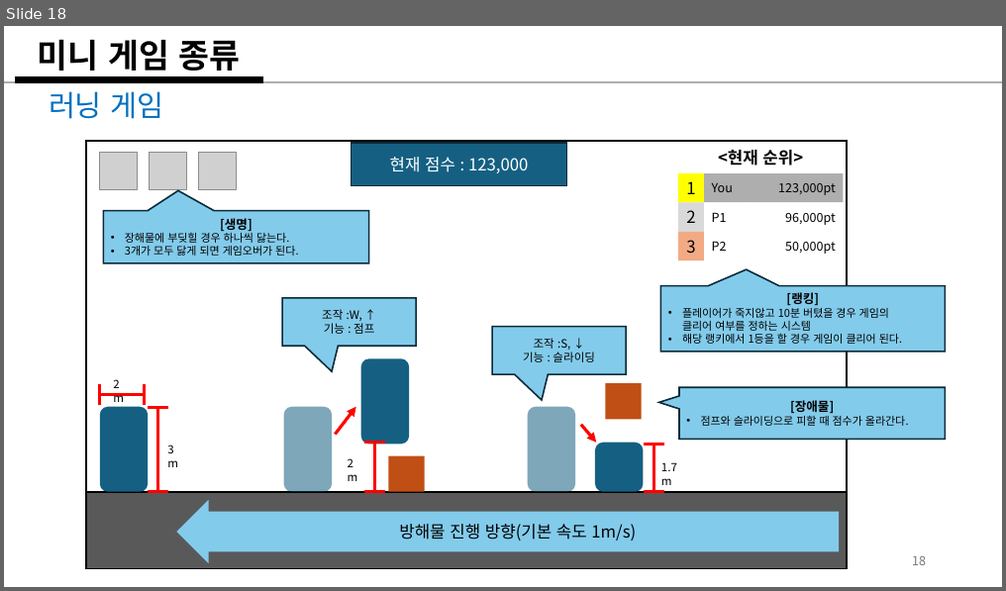
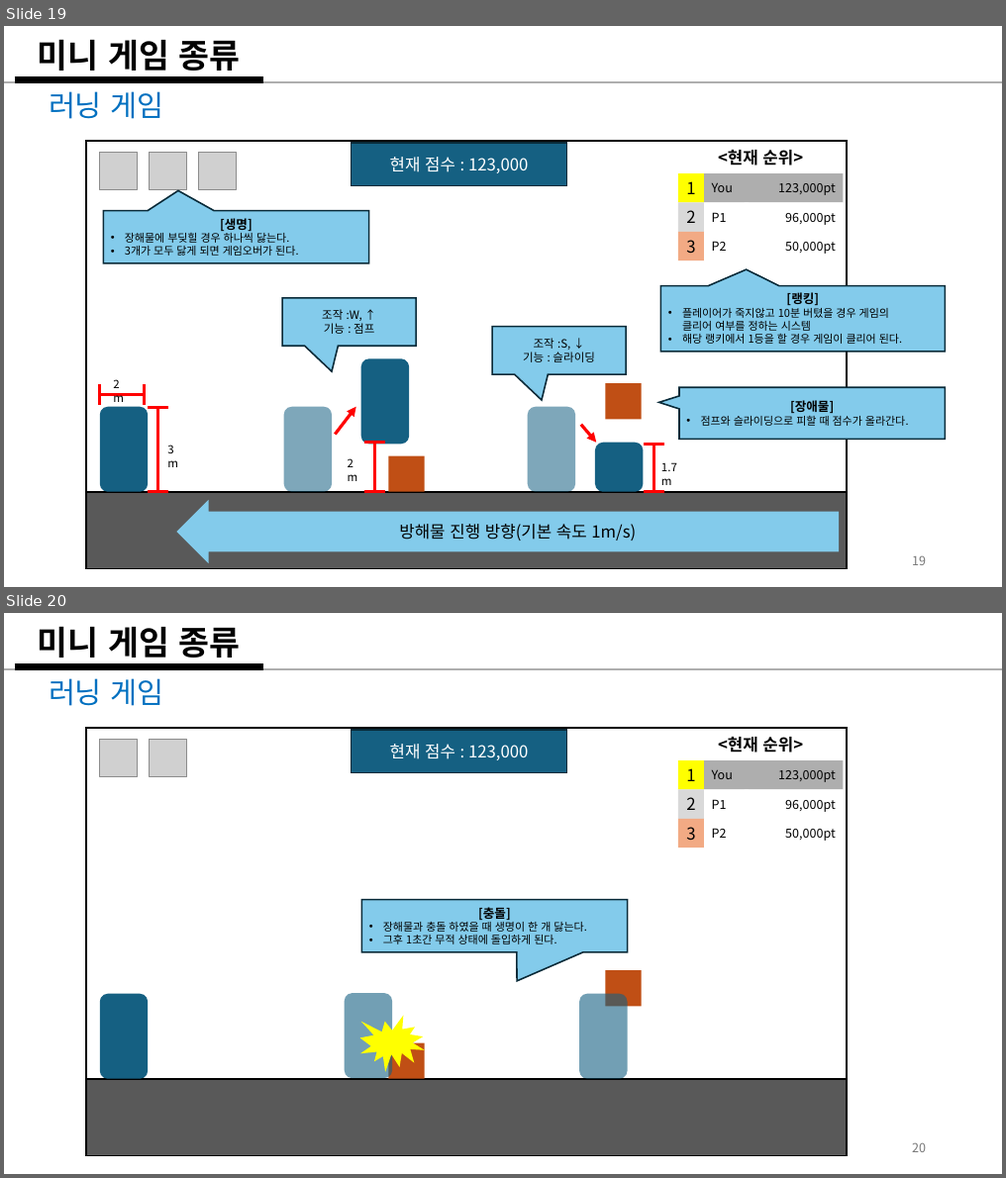
Before and after one commit to weariness00/Mandle_10Minute_Game, a slide deck: document/Please Leave me alone!.pptx. Shown one above the other, each under a label of ours: slide 18 before the commit, slides 19 and 20 after it. The pictures are 1006x591 and 1006x1178 pixels, drawn with LibreOffice and Linux fonts; fonts in the diff are those of the drawing; grey boxes stand for pictures. Boxes give left, top, right and bottom in pixels: in the first picture for what was removed or moved away, otherwise in the second. Text is boxed around its words. In the diff, an @@ line names an element or a change of style, - is before the commit and + after.

```diff
--- a/document/Please Leave me alone!.pptx
+++ b/document/Please Leave me alone!.pptx
@@ slide 20 added at <box>4,613,1002,1174</box>, background #FFFFFF @@
@@ title added at <box>38,626,240,664</box>, 32 pt, text #000000, bold @@
+미니 게임 종류
@@ line added from (4, 669) to (1002, 669), #AEAEAE 1.5 pt @@
@@ line added from (15, 666) to (263, 666), #000000 6 pt @@
@@ text added at <box>49,678,163,706</box>, 28 pt, text #0070C0 @@
+러닝 게임
@@ rectangle added at <box>86,728,846,1157</box>, fill #FFFFFF, outline #000000 1.5 pt @@
@@ rectangle added at <box>351,730,567,773</box>, fill #156082, outline #092A39 1.5 pt, 16 pt, text #FFFFFF @@
+현재 점수 : 123,000
@@ picture added at <box>100,740,138,777</box> @@
@@ picture added at <box>150,740,187,777</box> @@
@@ group added at <box>678,737,844,848</box>: 7 rectangles, 3 texts @@
+<현재 순위>
+1
+You
+123,000pt
+2
+P1
+96,000pt
+3
+P2
+50,000pt
@@ speech box added at <box>361,900,628,953</box>, fill #83CBEB, outline #092A39 1.5 pt, 10.5 pt, text #000000 @@
+[충돌]
+• 장해물과 충돌 하였을 때 생명이 한 개 닳는다.
+• 그후 1초간 무적 상태에 돌입하게 된다.
@@ rounded rectangle added at <box>100,994,148,1079</box>, fill #156082 @@
@@ rounded rectangle added at <box>345,993,392,1078</box>, fill #156082 at 60% opacity @@
@@ rounded rectangle added at <box>580,994,628,1079</box>, fill #156082 at 60% opacity @@
@@ rectangle added at <box>605,970,642,1007</box>, fill #C04F15 @@
@@ irregular seal added at <box>360,1016,425,1072</box>, fill #FFFF00 @@
@@ rectangle added at <box>389,1044,425,1079</box>, fill #C04F15 @@
@@ rectangle added at <box>86,1079,846,1157</box>, fill #595959, outline #000000 1.5 pt @@
@@ page number added at <box>912,1143,926,1153</box>, 12 pt, text #797979 @@
+20
@@ what was slide 18 is now slide 19 @@
```
Also in this commit, not shown: 4 slides changed, 3 other slides added.
